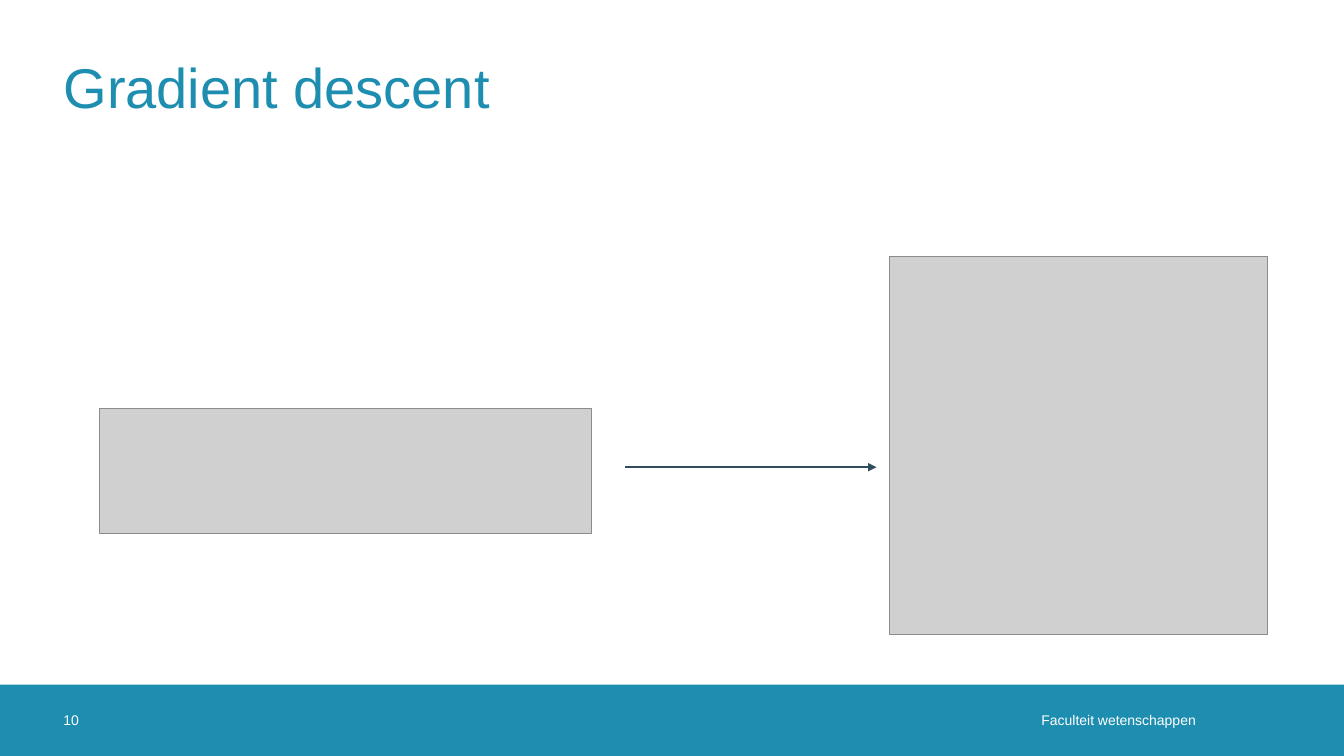
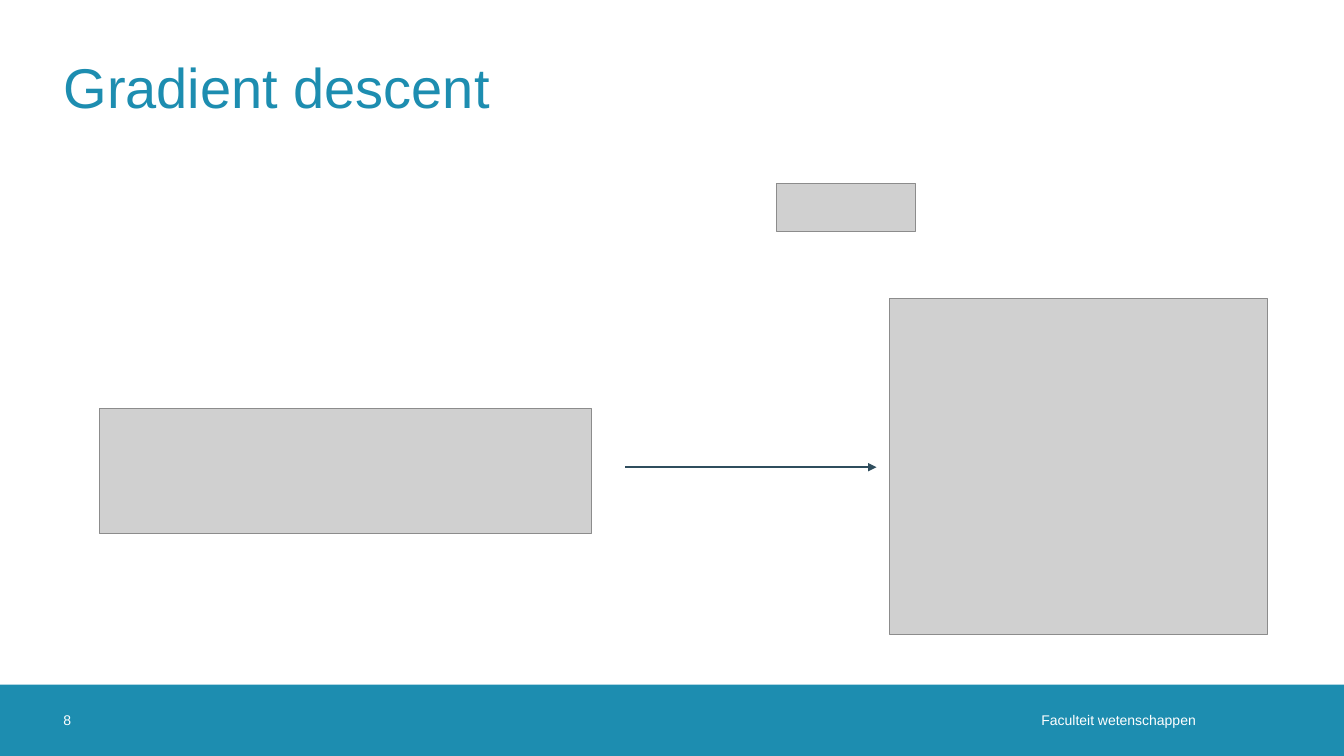
Before and after one commit to JoppeDJ/BachelorProef, a slide deck: slide 8 of Literatuurstudie/Literatuurstudie_ppt - kopie.pptx (slide 10 before the commit). Drawn at 1344x756 pixels with LibreOffice and Linux fonts; fonts in the diff are those of the drawing; grey boxes stand for pictures; background and template pictures are left out. Boxes give left, top, right and bottom in pixels: in the first picture for what was removed or moved away, otherwise in the second. Text is boxed around its words. In the diff, an @@ line names an element or a change of style, - is before the commit and + after.

```diff
--- a/Literatuurstudie/Literatuurstudie_ppt - kopie.pptx
+++ b/Literatuurstudie/Literatuurstudie_ppt - kopie.pptx
@@ picture added at [777, 185, 917, 232] @@
@@ picture: place and size @@
-picture at [890, 256, 1268, 634]
+picture at [890, 298, 1268, 634]
@@ page number at [63, 715, 71, 725]: text changed @@
-10
+8
```
Also in this commit, not shown: 2 other slides changed, 2 slides removed.
